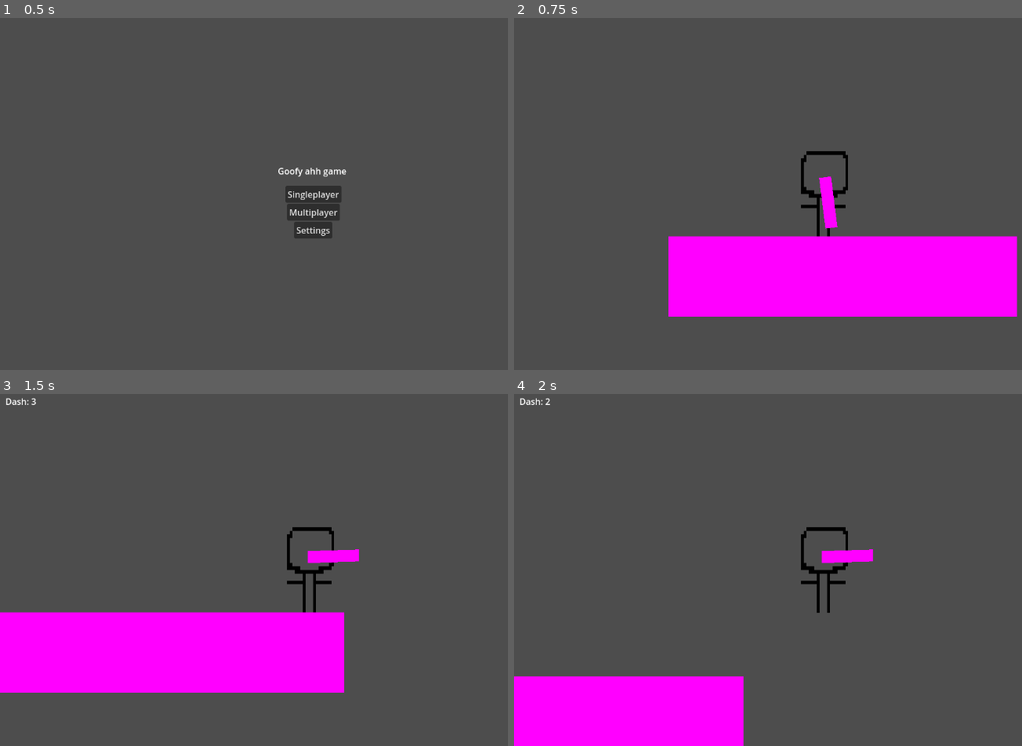
Above: before the commit, frames 1-4 (two rows, left to right).
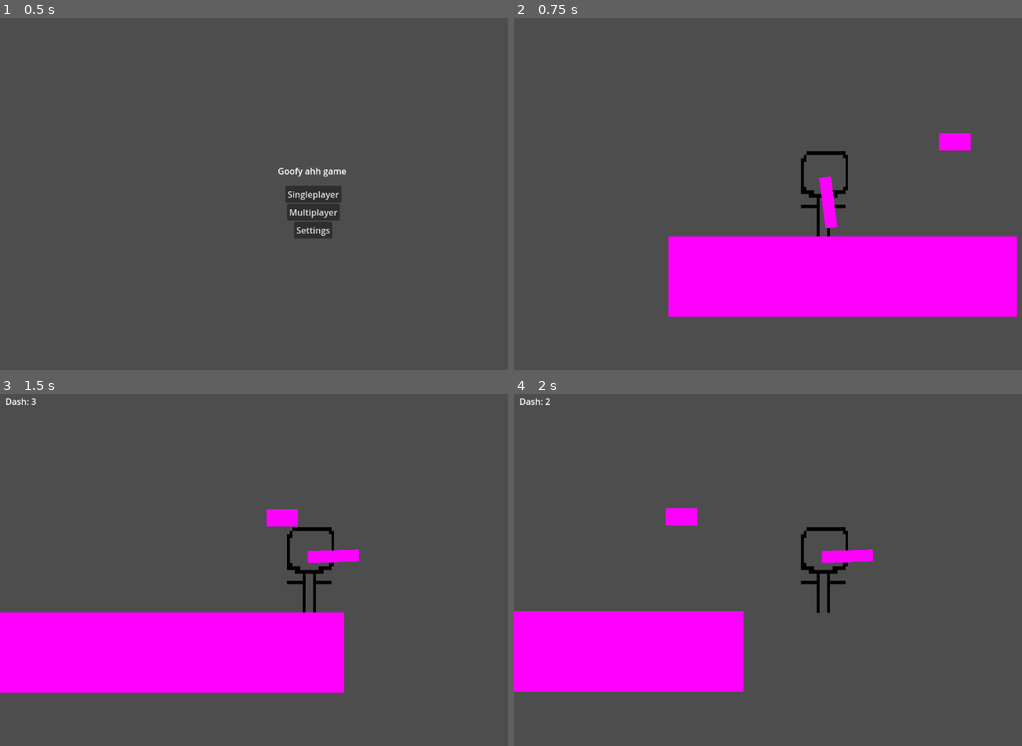
Above: after the commit, the same moments.

Repository: Sheep26/2DMultiplayerShooter
Game: Godot game, scene res://Scenes/MainMenu/MainMenu.tscn
Same seed, same stepped clock (60 frames per second), same inputs: the game is played once before the commit and once after it.
Inputs (mouse positions are in pixels of both pictures, inside the frame that each line leads up to):
- Up to frame 1 (0.5 s): no input
- Up to frame 2 (0.75 s): click "Singleplayer" at 0.5 s
- Up to frame 3 (1.5 s): tap Enter at 1.25 s; move the mouse to (452, 552) at 1.27 s; hold Right (right) from 1.28 s (still down); tap E (dash) at 1.35 s
- Up to frame 4 (2 s): keep holding Right (right); tap W (jump) at 1.52 s

Frame 1 is identical in both runs. In frame 2, 0.3% of the frame differs, in the area x 83-90%, y 32-38%; in frame 3, 0.3%; in frame 4, 16%, in the area x 0-46%, y 32-100%.

Commit message:
e

Diff:
--- /dev/null
+++ b/Objects/MovingPlatform.tscn
@@ -0,0 +1,21 @@
+[gd_scene load_steps=4 format=3 uid="uid://dbxr8pe7mjsty"]
+
+[ext_resource type="Script" path="res://Scripts/MovingPlatform.gd" id="1_02yv8"]
+
+[sub_resource type="RectangleShape2D" id="RectangleShape2D_aemm8"]
+size = Vector2(1152, 648)
+
+[sub_resource type="PlaceholderTexture2D" id="PlaceholderTexture2D_flxdc"]
+
+[node name="MovingPlatform" type="StaticBody2D"]
+position = Vector2(10, 10)
+script = ExtResource("1_02yv8")
+
+[node name="CollisionShape2D" type="CollisionShape2D" parent="."]
+position = Vector2(566, 314)
+shape = SubResource("RectangleShape2D_aemm8")
+
+[node name="Sprite2D" type="Sprite2D" parent="."]
+position = Vector2(566, 314)
+scale = Vector2(1152, 648)
+texture = SubResource("PlaceholderTexture2D_flxdc")
--- a/Scenes/Levels/Level1.tscn
+++ b/Scenes/Levels/Level1.tscn
@@ -1,6 +1,7 @@
-[gd_scene load_steps=4 format=3 uid="uid://bbf5a28x61djd"]
+[gd_scene load_steps=5 format=3 uid="uid://bbf5a28x61djd"]
 
 [ext_resource type="PackedScene" uid="uid://ri4jdx8dnjod" path="res://Objects/Player.tscn" id="1_m5cqa"]
+[ext_resource type="PackedScene" uid="uid://dbxr8pe7mjsty" path="res://Objects/MovingPlatform.tscn" id="2_y0v4r"]
 
 [sub_resource type="RectangleShape2D" id="RectangleShape2D_1lh3o"]
 size = Vector2(640, 142)
@@ -21,3 +22,8 @@
 position = Vector2(-0.25, -0.25)
 scale = Vector2(640.5, 148.5)
 texture = SubResource("PlaceholderTexture2D_dfd53")
+
+[node name="MovingPlatform" parent="." instance=ExtResource("2_y0v4r")]
+position = Vector2(769, 140)
+scale = Vector2(0.05, 0.05)
+speed = 10
--- /dev/null
+++ b/Scripts/MovingPlatform.gd
@@ -0,0 +1,14 @@
+extends StaticBody2D
+
+@export var speed:int
+@export var addX:int
+@export var addY:int
+var startX:int
+var startY:int
+
+func _ready():
+	startX = position.x
+	startY = position.y
+
+func _process(delta):
+	pass
